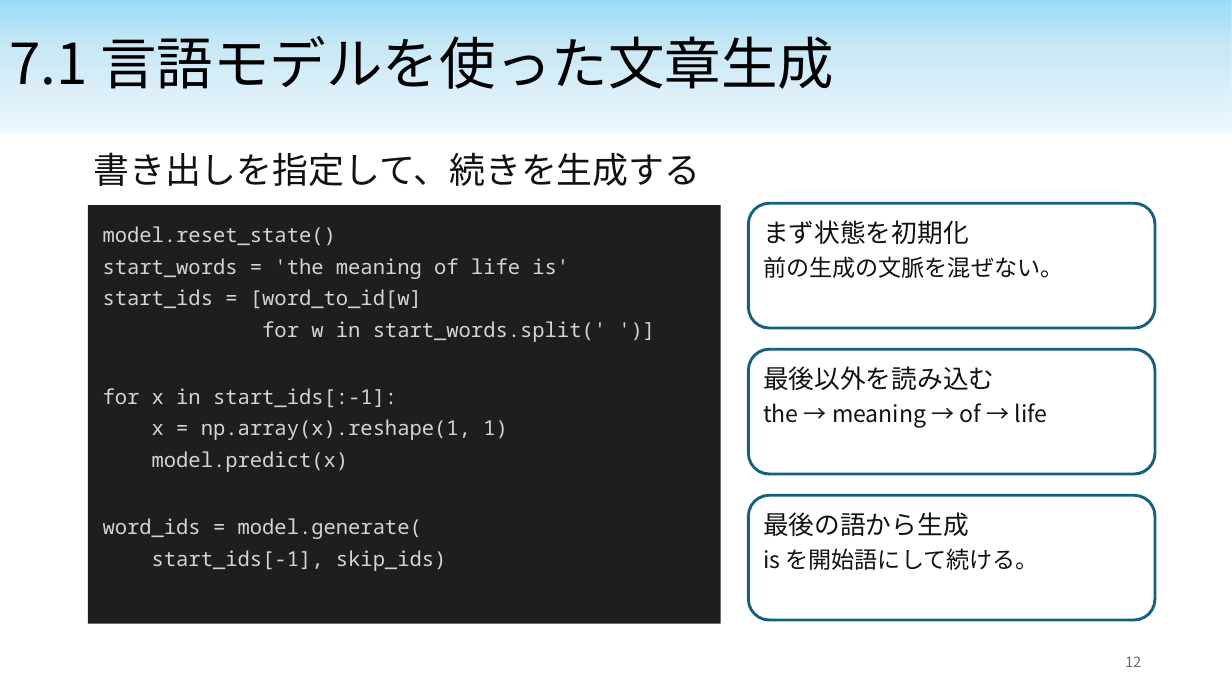
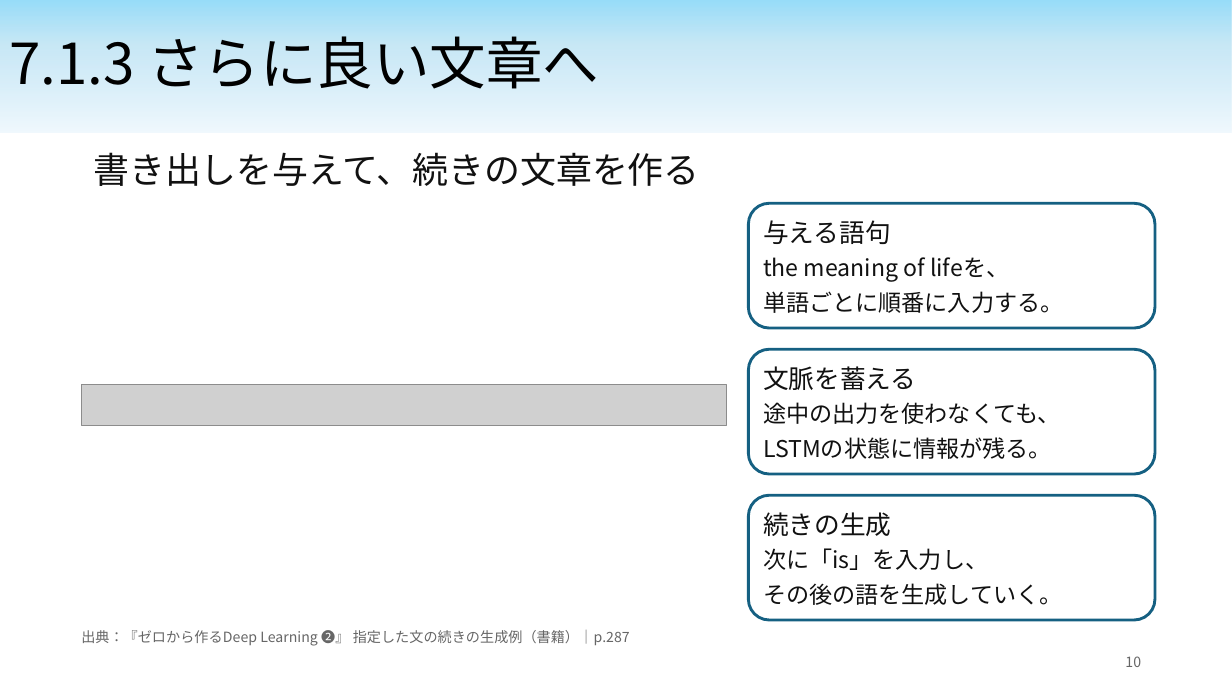
Before and after one commit to Yu-Tanahashi1226/----B-py, a slide deck: slide 10 of deliverables/chapter7/chapter7_sebayashi.pptx (slide 12 before the commit). Drawn at 1232x693 pixels with LibreOffice and Linux fonts; fonts in the diff are those of the drawing; grey boxes stand for pictures. Boxes give left, top, right and bottom in pixels: in the first picture for what was removed or moved away, otherwise in the second. Text is boxed around its words. In the diff, an @@ line names an element or a change of style, - is before the commit and + after.

Commit message:
Revise chapter 7 decks to 58 slides with textbook figures

```diff
--- a/deliverables/chapter7/chapter7_sebayashi.pptx
+++ b/deliverables/chapter7/chapter7_sebayashi.pptx
@@ title at (9,36,599,89): text changed @@
-7.1 言語モデルを使った文章生成
+7.1.3 さらに良い文章へ
@@ text at (93,152,699,186): text changed @@
-書き出しを指定して、続きを生成する
+書き出しを与えて、続きの文章を作る
@@ rectangle removed at (88,205,721,624) @@
-model.reset_state()
-start_words = 'the meaning of life is'
-start_ids = [word_to_id[w]
-for w in start_words.split(' ')]
-for x in start_ids[:-1]:
-x = np.array(x).reshape(1, 1)
-model.predict(x)
-word_ids = model.generate(
-start_ids[-1], skip_ids)
@@ text at (763,220,891,244): text changed @@
-まず状態を初期化
+与える語句
@@ text at (763,257,1063,313): text changed @@
-前の生成の文脈を混ぜない。
+the meaning of lifeを、
+単語ごとに順番に入力する。
@@ picture added at (81,384,726,426) @@
@@ text at (763,366,916,390): text changed @@
-最後以外を読み込む
+文脈を蓄える
@@ text at (763,402,1061,459): text changed @@
-the → meaning → of → life
+途中の出力を使わなくても、
+LSTMの状態に情報が残る。
@@ text at (763,512,891,536): text changed @@
-最後の語から生成
+続きの生成
@@ text at (763,548,1063,605): text changed @@
-is を開始語にして続ける。
+次に「is」を入力し、
+その後の語を生成していく。
@@ text added at (81,630,630,646), 11 pt, text #666666 @@
+出典：『ゼロから作るDeep Learning ❷』 指定した文の続きの生成例（書籍）｜p.287
@@ text at (1125,656,1141,667): text changed @@
-12
+10
```
Also in this commit, not shown: 2 other slides changed, 55 slides added, 63 slides removed, 2 other files.
